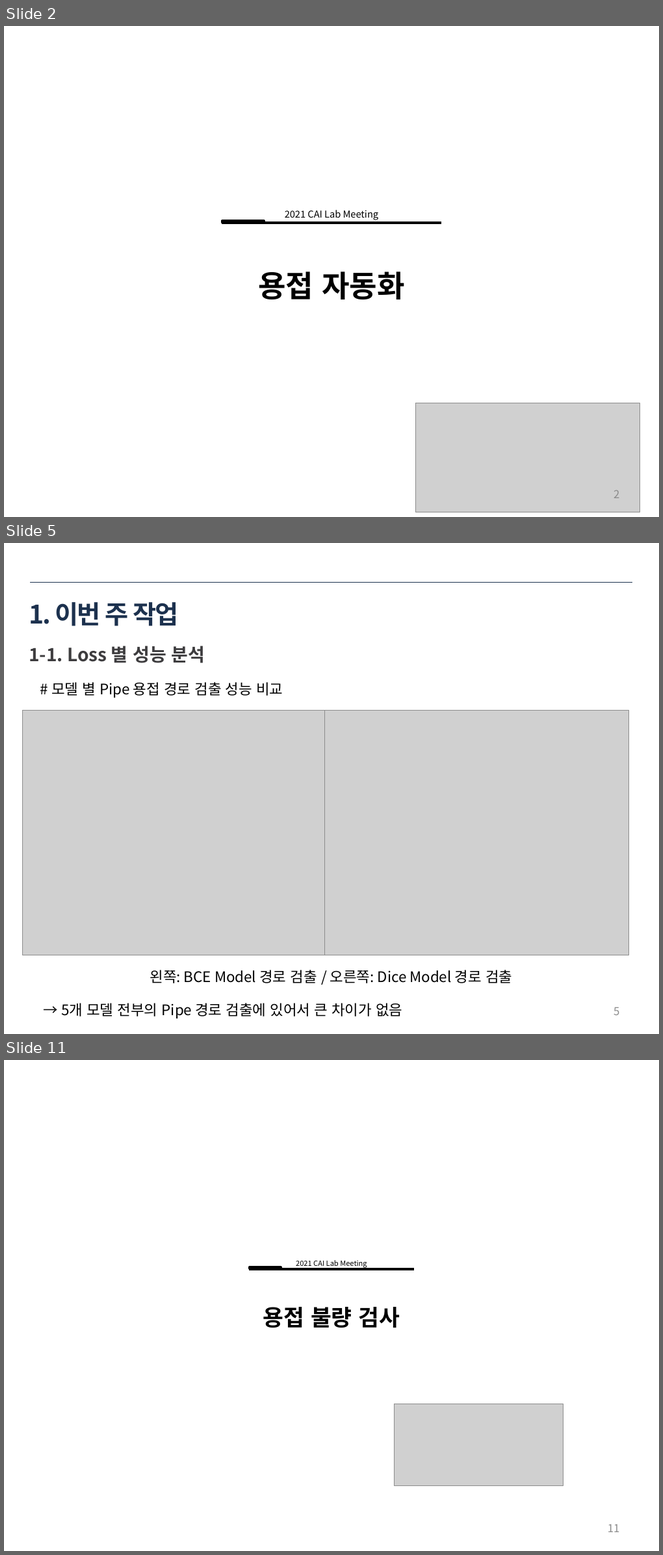
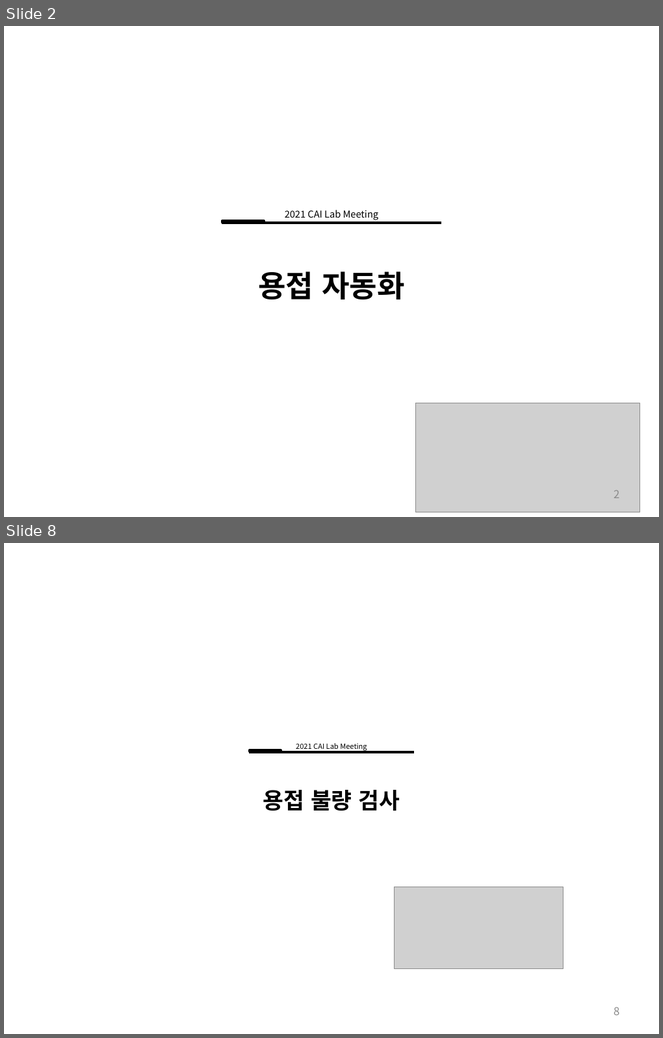
Before and after one commit to ssh6189/2022.01.15, a slide deck: 2022년 1월 15일 용접자동화로봇.pptx. Shown one above the other, each under a label of ours: slides 2, 5 and 11 before the commit, slides 2 and 8 after it; the slides between them are not shown. The pictures are 663x1555 and 663x1038 pixels, drawn with LibreOffice and Linux fonts; fonts in the diff are those of the drawing; grey boxes stand for pictures. Boxes give left, top, right and bottom in pixels: in the first picture for what was removed or moved away, otherwise in the second. Text is boxed around its words. In the diff, an @@ line names an element or a change of style, - is before the commit and + after.

```diff
--- a/2022년 1월 15일 용접자동화로봇.pptx
+++ b/2022년 1월 15일 용접자동화로봇.pptx
@@ slide 5 removed at (x1=4, y1=543, x2=659, y2=1034), background #FFFFFF @@
@@ line removed from (30, 582) to (633, 582) @@
@@ title removed at (x1=29, y1=602, x2=178, y2=626) @@
-1. 이번 주 작업
@@ text removed at (x1=29, y1=646, x2=206, y2=663) @@
-1-1. Loss 별 성능 분석
@@ text removed at (x1=51, y1=682, x2=283, y2=698) @@
-# 모델 별 Pipe 용접 경로 검출 성능 비교
@@ picture removed at (x1=22, y1=710, x2=326, y2=956) @@
@@ picture removed at (x1=325, y1=710, x2=629, y2=956) @@
@@ text removed at (x1=150, y1=970, x2=512, y2=984) @@
-왼쪽: BCE Model 경로 검출 / 오른쪽: Dice Model 경로 검출
@@ text removed at (x1=61, y1=1003, x2=402, y2=1019) @@
-→ 5개 모델 전부의 Pipe 경로 검출에 있어서 큰 차이가 없음
@@ page number removed at (x1=614, y1=1008, x2=620, y2=1016) @@
-5
@@ what was slide 11 is now slide 8 @@
@@ page number at (x1=614, y1=1007, x2=620, y2=1016): text changed @@
-11
+8
```
Also in this commit, not shown: 4 slides changed, 4 slides added, 10 other slides removed, 1 other file.
